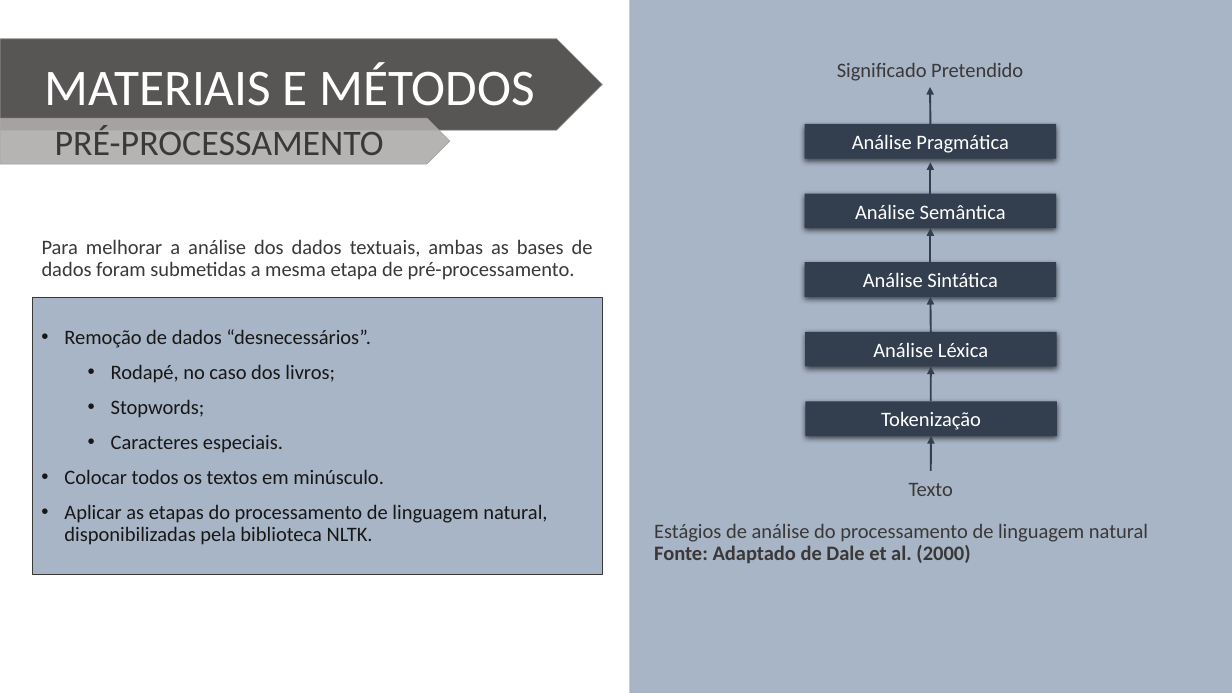
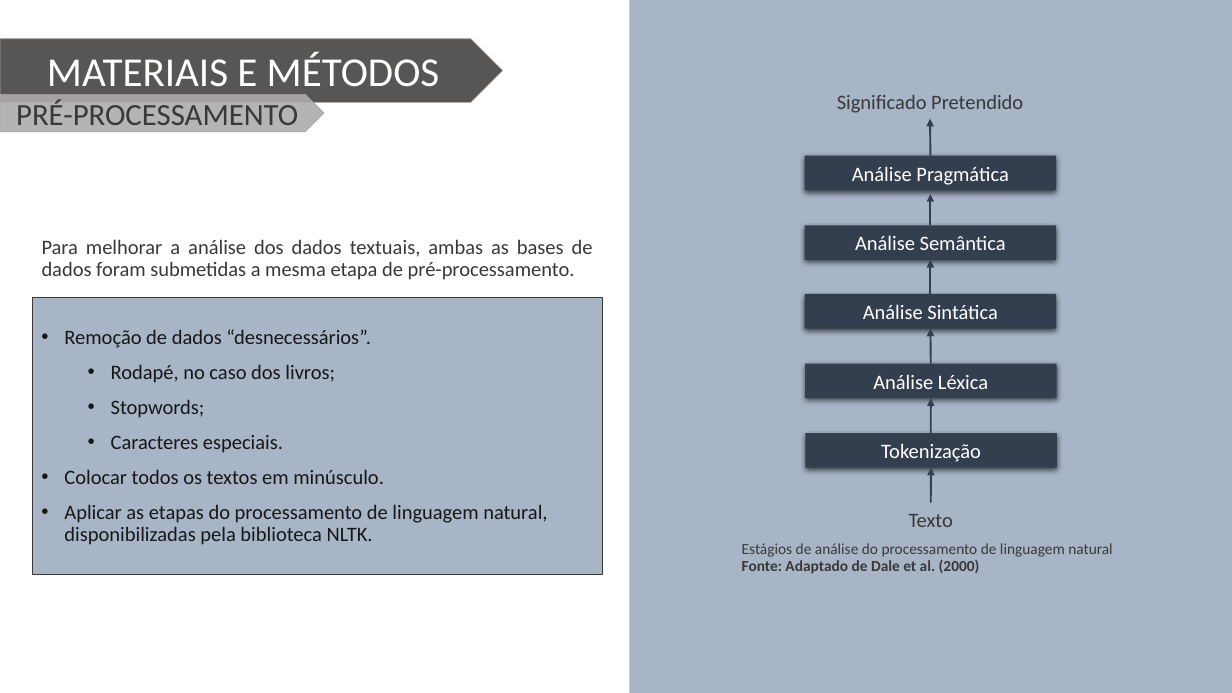
Before and after one commit to Wiryco/Natural-Language-Analysis-And-Processing, a slide deck: slide 6 of Apresentação TCC - Vinícius Andrade Lopes.pptx. Drawn at 1232x693 pixels with LibreOffice and Linux fonts; fonts in the diff are those of the drawing; background and template pictures are left out. Boxes give left, top, right and bottom in pixels: in the first picture for what was removed or moved away, otherwise in the second. Text is boxed around its words. In the diff, an @@ line names an element or a change of style, - is before the commit and + after.

```diff
--- a/Apresentação TCC - Vinícius Andrade Lopes.pptx
+++ b/Apresentação TCC - Vinícius Andrade Lopes.pptx
@@ pentagon arrow "MATERIAIS E MÉTODOS": place and size @@
-pentagon arrow "MATERIAIS E MÉTODOS" at (0,39,603,130)
+pentagon arrow "MATERIAIS E MÉTODOS" at (0,39,503,103)
@@ pentagon arrow "MATERIAIS E MÉTODOS" at (0,39,503,103): size 40 to 32 pt @@
@@ pentagon arrow "PRÉ-PROCESSAMENTO": place and size @@
-pentagon arrow "PRÉ-PROCESSAMENTO" at (0,118,450,165)
+pentagon arrow "PRÉ-PROCESSAMENTO" at (0,94,324,132)
@@ pentagon arrow "PRÉ-PROCESSAMENTO" at (0,94,324,132): size 28 to 24 pt @@
@@ 6 arrows, 4 rectangles, 2 texts: place and size @@
-6 arrows, 4 rectangles, 2 texts at (805,63,1057,496)
+6 arrows, 4 rectangles, 2 texts at (805,95,1057,527)
@@ rectangle "Análise Semântica": place and size @@
-rectangle "Análise Semântica" at (805,193,1056,228)
+rectangle "Análise Semântica" at (805,226,1056,261)
@@ text "Estágios de análise do processamento ...": place and size @@
-text "Estágios de análise do processamento ..." at (654,524,1148,563)
+text "Estágios de análise do processamento ..." at (742,543,1112,574)
@@ text "Estágios de análise do processamento ..." at (742,543,1112,574): size 16 to 12 pt @@
```
Also in this commit, not shown: 8 other slides changed, 2 slides added, 2 other files.
